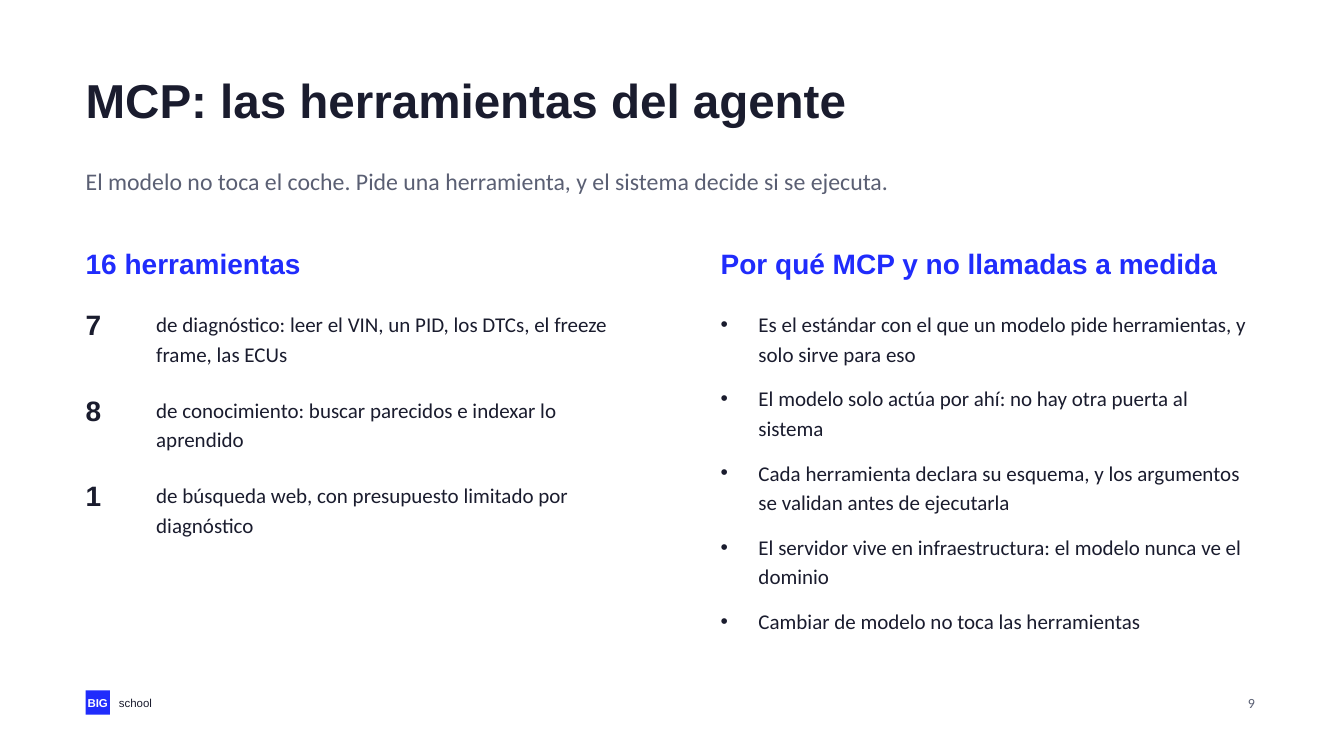
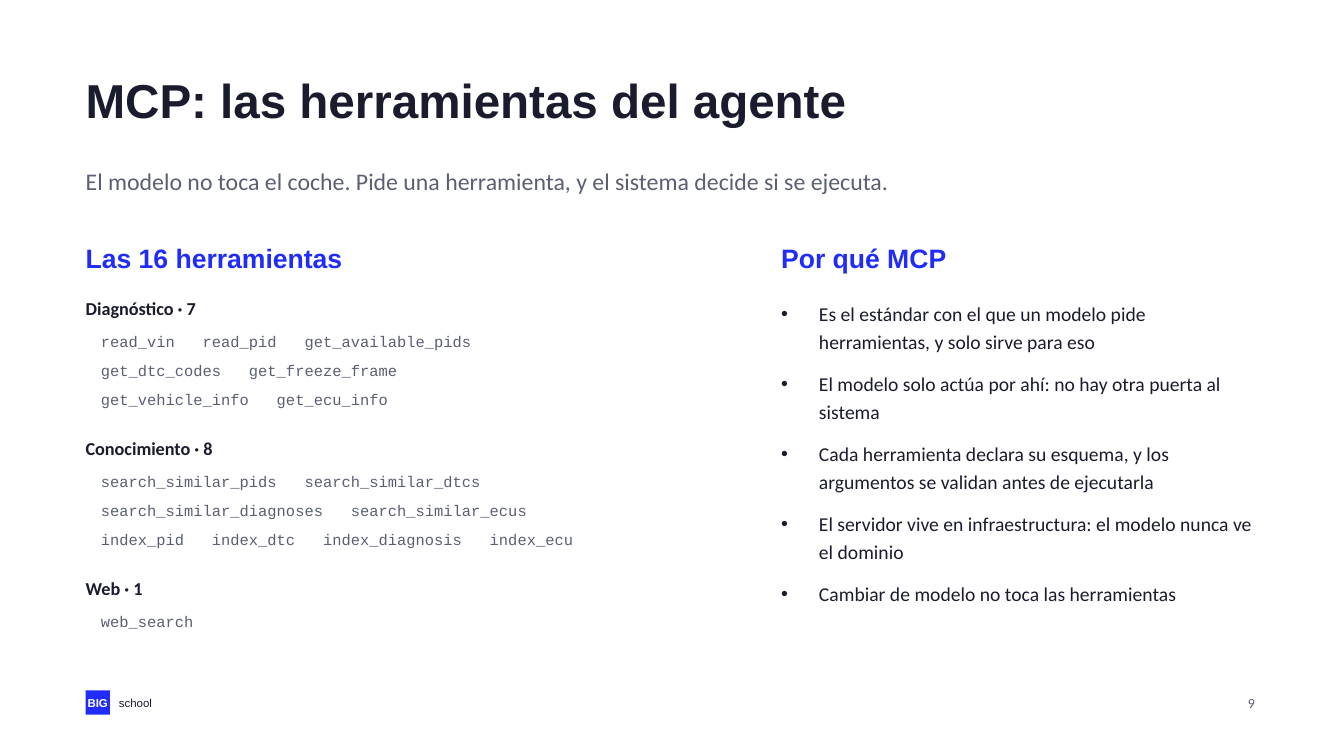
Before and after one commit to NovilloQuinta/intelligent-automotive-diagnostics, a slide deck: slide 9 of docs/presentacion/tfm-intelligent-automotive-diagnostics.pptx. Drawn at 1344x756 pixels with LibreOffice and Linux fonts; fonts in the diff are those of the drawing. Boxes give left, top, right and bottom in pixels: in the first picture for what was removed or moved away, otherwise in the second. Text is boxed around its words. In the diff, an @@ line names an element or a change of style, - is before the commit and + after.

```diff
--- a/docs/presentacion/tfm-intelligent-automotive-diagnostics.pptx
+++ b/docs/presentacion/tfm-intelligent-automotive-diagnostics.pptx
@@ text at (x1=86, y1=248, x2=343, y2=269): text changed; size 20 to 19 pt @@
-16 herramientas
+Las 16 herramientas
@@ text at (x1=781, y1=248, x2=946, y2=273): text changed; size 20 to 19 pt @@
-Por qué MCP y no llamadas a medida
+Por qué MCP
@@ text "Es el estándar con el ..." moved from (x1=758, y1=317, x2=1245, y2=629) to (x1=819, y1=307, x2=1251, y2=601) @@
@@ text "Es el estándar con el ..." at (x1=819, y1=307, x2=1251, y2=601): size 15 to 14 pt; line spacing 21pt to 20pt; less space between paragraphs @@
@@ text at (x1=86, y1=302, x2=196, y2=318): text changed; size 20 to 13 pt; font Arial to Calibri @@
-7
+Diagnóstico · 7
@@ text removed at (x1=156, y1=317, x2=606, y2=365) @@
-de diagnóstico: leer el VIN, un PID, los DTCs, el freeze frame, las ECUs
@@ text added at (x1=101, y1=336, x2=472, y2=350), 11 pt, text #5A5F73 @@
+read_vin read_pid get_available_pids
@@ text added at (x1=101, y1=365, x2=397, y2=379), 11 pt, text #5A5F73 @@
+get_dtc_codes get_freeze_frame
@@ text added at (x1=101, y1=394, x2=388, y2=408), 11 pt, text #5A5F73 @@
+get_vehicle_info get_ecu_info
@@ text removed at (x1=156, y1=403, x2=556, y2=451) @@
-de conocimiento: buscar parecidos e indexar lo aprendido
@@ text at (x1=86, y1=442, x2=212, y2=455): text changed; size 20 to 13 pt; font Arial to Calibri @@
-8
+Conocimiento · 8
@@ text added at (x1=101, y1=476, x2=481, y2=490), 11 pt, text #5A5F73 @@
+search_similar_pids search_similar_dtcs
@@ text added at (x1=101, y1=505, x2=527, y2=519), 11 pt, text #5A5F73 @@
+search_similar_diagnoses search_similar_ecus
@@ text removed at (x1=156, y1=488, x2=567, y2=537) @@
-de búsqueda web, con presupuesto limitado por diagnóstico
@@ text added at (x1=101, y1=534, x2=573, y2=548), 11 pt, text #5A5F73 @@
+index_pid index_dtc index_diagnosis index_ecu
@@ text at (x1=86, y1=582, x2=142, y2=595): text changed; size 20 to 13 pt; font Arial to Calibri @@
-1
+Web · 1
@@ text added at (x1=101, y1=616, x2=194, y2=629), 11 pt, text #5A5F73 @@
+web_search
```
Also in this commit, not shown: 1 other file.
